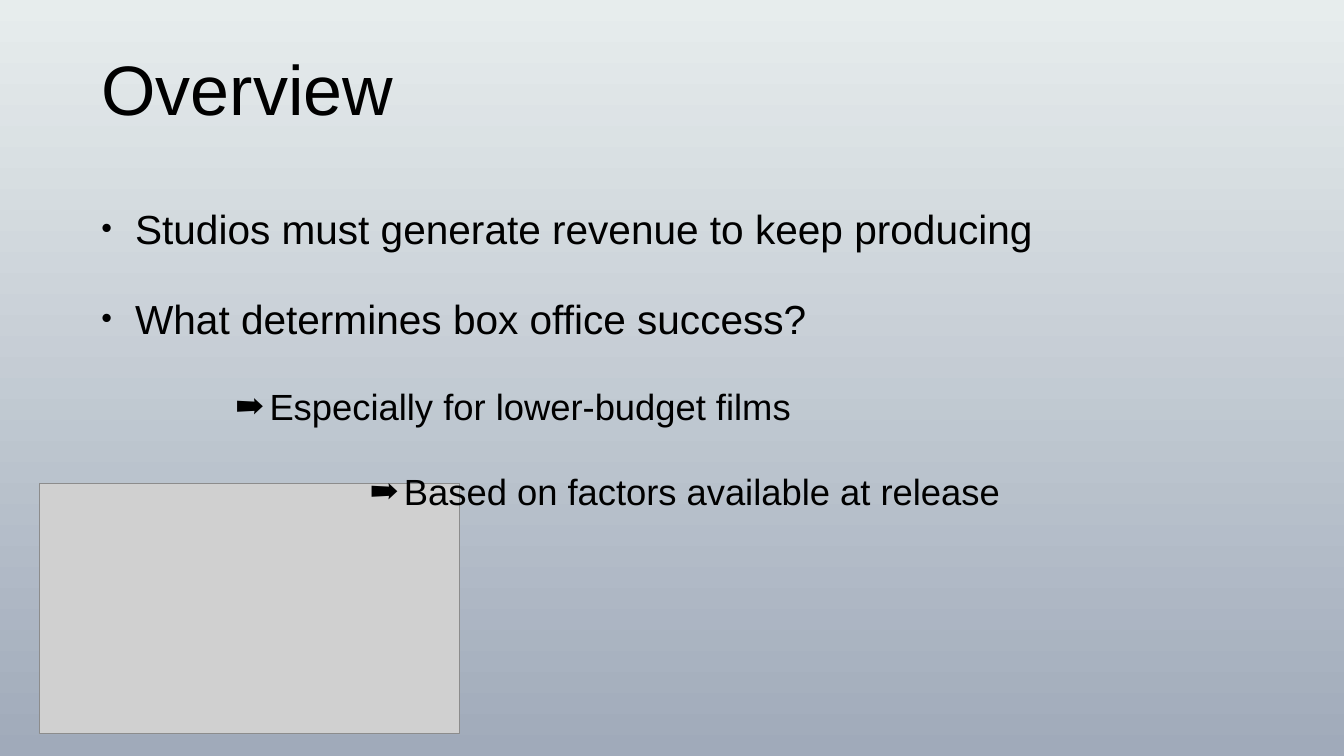
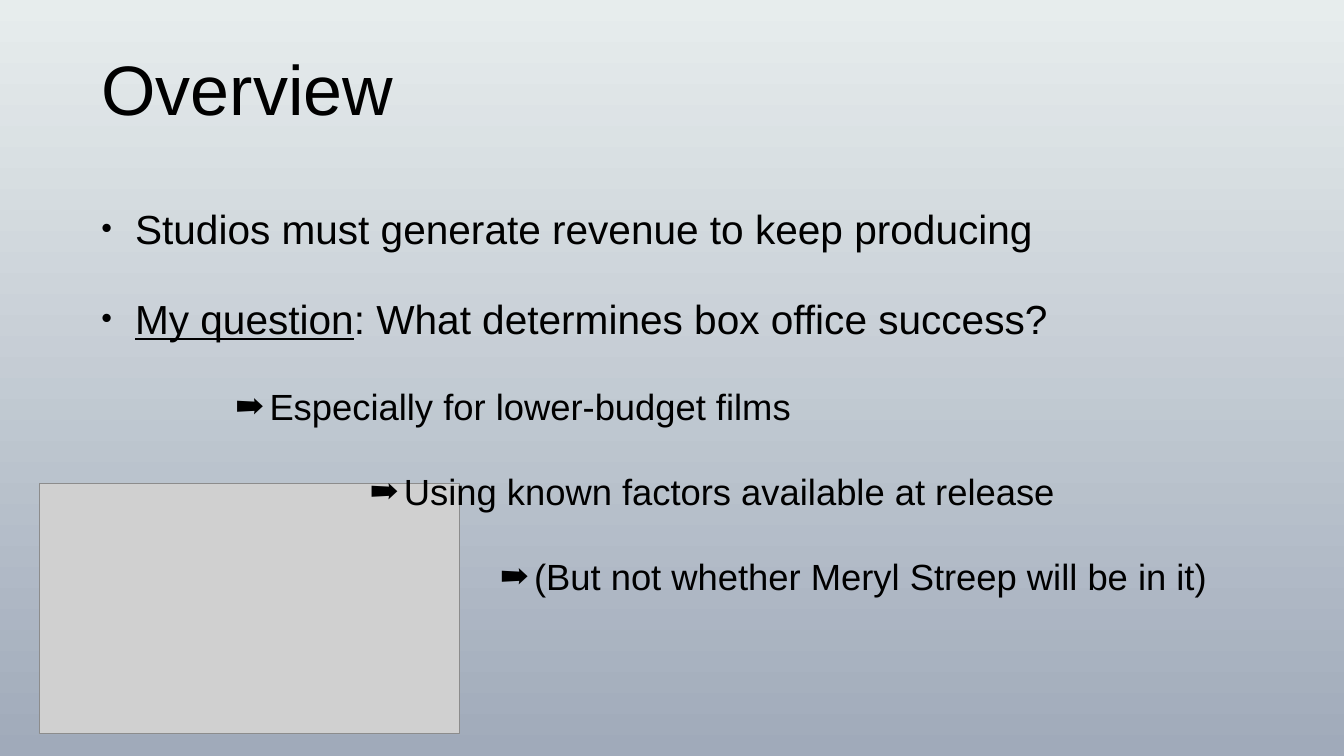
Before and after one commit to NeuroLaunch/Metis-Submissions, a slide deck: slide 3 of Project2_Week02_Luther/LowBudget_Presentation.pptx. Drawn at 1344x756 pixels with LibreOffice and Linux fonts; fonts in the diff are those of the drawing; grey boxes stand for pictures. Boxes give left, top, right and bottom in pixels: in the first picture for what was removed or moved away, otherwise in the second. Text is boxed around its words. In the diff, an @@ line names an element or a change of style, - is before the commit and + after.

Commit message:
Small edits to ppt

```diff
--- a/Project2_Week02_Luther/LowBudget_Presentation.pptx
+++ b/Project2_Week02_Luther/LowBudget_Presentation.pptx
@@ text at <box>135,304,1047,342</box>: text changed @@
-• What determines box office success?
+• My question: What determines box office success?
@@ text at <box>404,478,1206,597</box>: text changed @@
-                ➡ Based on factors available at release
+                ➡ Using known factors available at release
+                ➡ (But not whether Meryl Streep will be in it)
```
Also in this commit, not shown: 3 other slides changed, 1 slide added.
